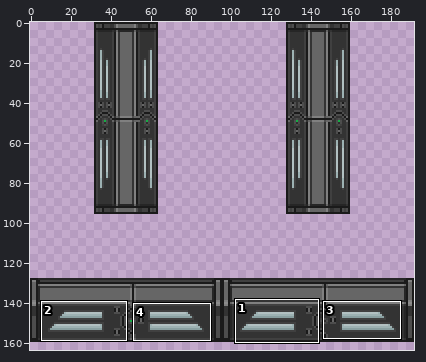
A sprite sheet gets an edit: Resources/Textures/_RMC14/Structures/Doors/Airlocks/Triple/ocp_large_dark_glass.rsi/door_closed.png. The picture above shows the old version from afar; the outline marks the close-up.
Close-up. First the earlier version:
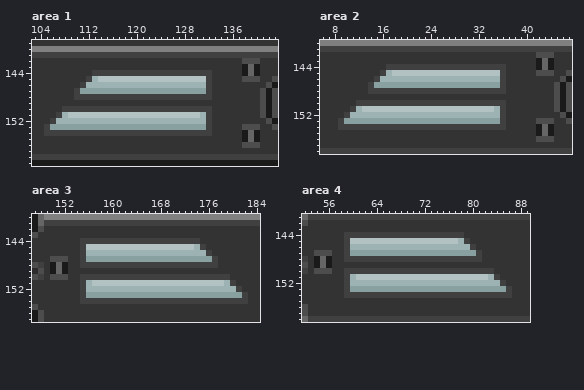
The file is 192x192 pixels. Shown: area 1: x 103..143, y 139..159; area 2: x 6..47, y 140..158; area 3: x 147..184, y 140..157; area 4: x 52..89, y 141..158. The wide view leaves out empty margins. The commit also changed other parts of the picture, which this record leaves out.
New version:
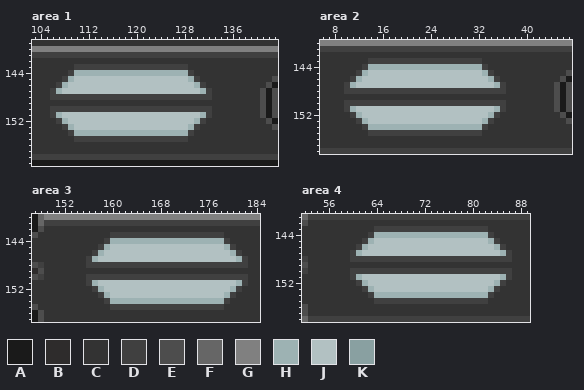
Palette (. is transparent): A #1a1a1a  B #2e2c2c  C #333333  D #404040  E #4d4d4d  F #666666  G #808080  H #9db2b3  J #b2c1c2  K #89a0a1
Changes in this commit:
Changed rows in their new state; - is an unchanged pixel.
Area 1:
first column x 105:
142 ---------------------------------CCC
143 -----DDDDDDDDDDDDDDDDDDD---------CCC
144 ----DHHHHHHHHHHHHHHHHHHH-CCC-----CCC
145 ---DHJJJJ---------------HDCC-----CCC
146 --DHJJJJJJJJJJJJJJJJJJJJJ-DC--------
147 -DHJJJJJJJJJJJJJJJJJJJJJJJH---------
148 -DDDD-------------------------------
150 -DD---------------------------------
151 -DHJ--------------------------------
152 -CD-JJJJJJJJJJJJJJJJJJJJJ-DC--------
153 CCCDHJJJJJJJJJJJJJJJJJJJHDCC-----CCC
154 CCCC-HHHHHHHHHHHHHHHHHHH-CCC-----CCC
155 -----DDDDDDDDDDDDDDDDDDD---------CCC
156 ---------------------------------CCC
Area 2:
first column x 9:
142 ---------------------------------CCC
143 -----DDDDDDDDDDDDDDDDDDD---------CCC
144 ----DHHHHHHHHHHHHHHHHHHH-CCC-----CCC
145 ---DHJJJJ---------------HDCC-----CCC
146 --DHJJJJJJJJJJJJJJJJJJJJJ-DC--------
147 -DHJJJJJJJJJJJJJJJJJJJJJJJH---------
148 -DDDD-------------------------------
150 -DD---------------------------------
151 -DHJ--------------------------------
152 -CD-JJJJJJJJJJJJJJJJJJJJJ-DC--------
153 CCCDHJJJJJJJJJJJJJJJJJJJHDCC-----CCC
154 CCCC-HHHHHHHHHHHHHHHHHHH-CCC-----CCC
155 -----DDDDDDDDDDDDDDDDDDD---------CCC
156 ---------------------------------CCC
Area 3:
first column x 150:
143 ----------DDDDDDDDDDDDDDDDDDD----
144 -----CCCC-HHHHHHHHHHHHHHHHHHHD---
145 -----CCCDH--------------JJJJJHD--
146 -----CCD-JJJJJJJJJJJJJJJJJJJJJHD-
147 CCC--CDHJJJJJJJJJJJJJJJJJJJJJJJHD
148 CCC--C----------------------DDDDD
149 CCC------------------------------
150 CCC--C------------------------DDD
151 -----CDH---------------------JJHD
152 -----CCD-JJJJJJJJJJJJJJJJJJJJJ---
153 -----CCCDHJJJJJJJJJJJJJJJJJJJHDCC
154 -----CCCC-HHHHHHHHHHHHHHHHHHH-CCC
155 ----------DDDDDDDDDDDDDDDDDDD----
Area 4:
first column x 54:
143 ----------DDDDDDDDDDDDDDDDDDD----
144 -----CCCC-HHHHHHHHHHHHHHHHHHHD---
145 -----CCCDH--------------JJJJJHD--
146 -----CCD-JJJJJJJJJJJJJJJJJJJJJHD-
147 CCC--CDHJJJJJJJJJJJJJJJJJJJJJJJHD
148 CCC--C----------------------DDDDD
149 CCC------------------------------
150 CCC--C------------------------DDD
151 -----CDH---------------------JJHD
152 -----CCD-JJJJJJJJJJJJJJJJJJJJJ---
153 -----CCCDHJJJJJJJJJJJJJJJJJJJHDCC
154 -----CCCC-HHHHHHHHHHHHHHHHHHH-CCC
155 ----------DDDDDDDDDDDDDDDDDDD----
